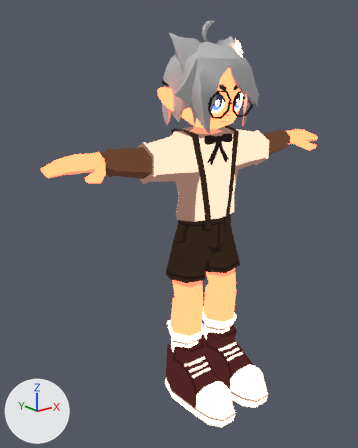
Before and after pictures for a commit that changed the Blender file Character/Model/Sonny_autosave.blend.
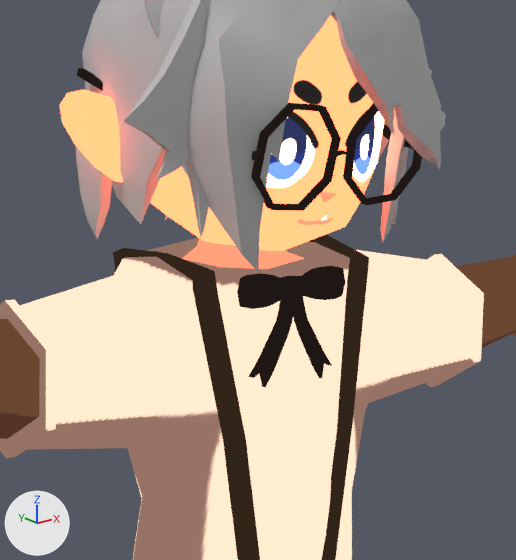
There are two pictures of each version: one whole from a 50 mm lens placed at (-3.16, -3.55, 1.47), pointed at (-0.26, 0.08, 0.02), one close up on the part from 40% to 78% of the width and 14% to 47% of the height. Arrows for +X, +Y and +Z are at lower left; the lights stay in place.

Objects in the first close-up: 'Body'.
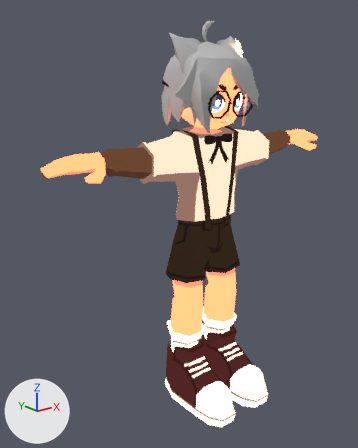
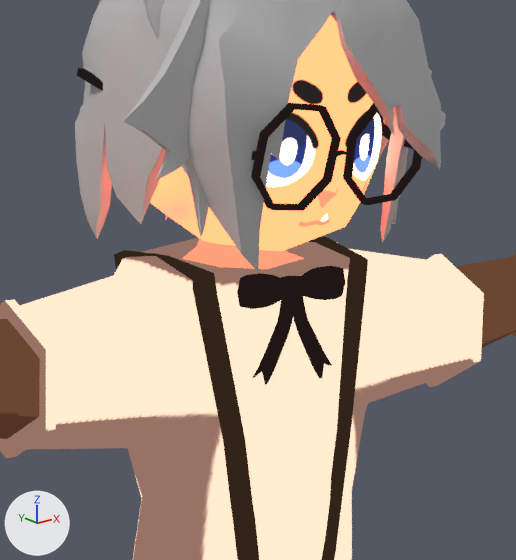
Where the newer file only moved an object's origin or applied its transform, the numbers keep the older frame.

Location of each change, (x1, y1, x2, y2) in pixels of the close-ups (516 x 560 px; the box of a moved part takes in the faces that stretch with it):
'Body', surface changed, reshaped (pink to grey): (0, 0, 516, 560) in both
part 1 of me_cylinder_001, moved or reshaped (not visible afterwards): before (60, 89, 123, 182)
part 2 of me_cylinder_001, built on: before (114, 150, 369, 560); after (114, 237, 367, 560)
part 3 of me_cylinder_001, recoloured: (150, 185, 194, 223) in both
part 4 of me_cylinder_001, recoloured: (266, 77, 384, 237) in both

What the commit changed:
Picture 'SonnyFace_Multi' (img_sonnyface_multi) is now built by load_image('SonnyFace_Multi', 'Texture/SonnyFace_Multi.png', 2048, 2048, 'Filmic sRGB') instead of load_image('SonnyFace_Multi', 'Texture/SonnyFace_Multi.png', 2048, 2048, 'sRGB').
me_cylinder_001 is used by ob_body; location (0.0, 0.0, 0.646); scale (0.227, 0.179, 0.227).
me_cylinder_001 had 3014 vertices, 2802 faces and spanned x -7.3..7.3, y -3.8..2.3, z -11.1..5.4.
me_cylinder_001 now has 3795 vertices, 3388 faces and spans x -7.3..7.3, y -3.8..2.3, z -11.1..5.4.
me_cylinder_001 part 1: the loose piece of 33 vertices spanning x -2.1..-1.3, y -0.2..0.6, z 2.0..3.0 is moved by (2.9, 0.0, 0.0).
me_cylinder_001 part 2: 19 vertices moved from x -1.1..1.5, y -1.1..1.0, z -2.8..3.0 to x -1.3..1.5, y -1.1..1.0, z -2.8..3.0; 29 vertices removed from x -1.3..1.5, y -1.9..1.0, z -2.8..3.0; 810 vertices added at x -1.3..1.3, y -1.1..1.0, z -2.8..1.3.
me_cylinder_001 part 3: 74 faces spanning x -1.5..1.5, y -1.8..1.7, z 1.2..4.4 switch from mat_sonnyface (picture img_sonnyface) to mat_sonny (picture img_sonny).
me_cylinder_001 part 4: 30 faces spanning x -1.4..1.4, y -1.8..-0.7, z 1.3..3.5 switch from mat_sonnyface (picture img_sonnyface) to mat_sonnyface_multi (picture img_sonnyface_multi).
